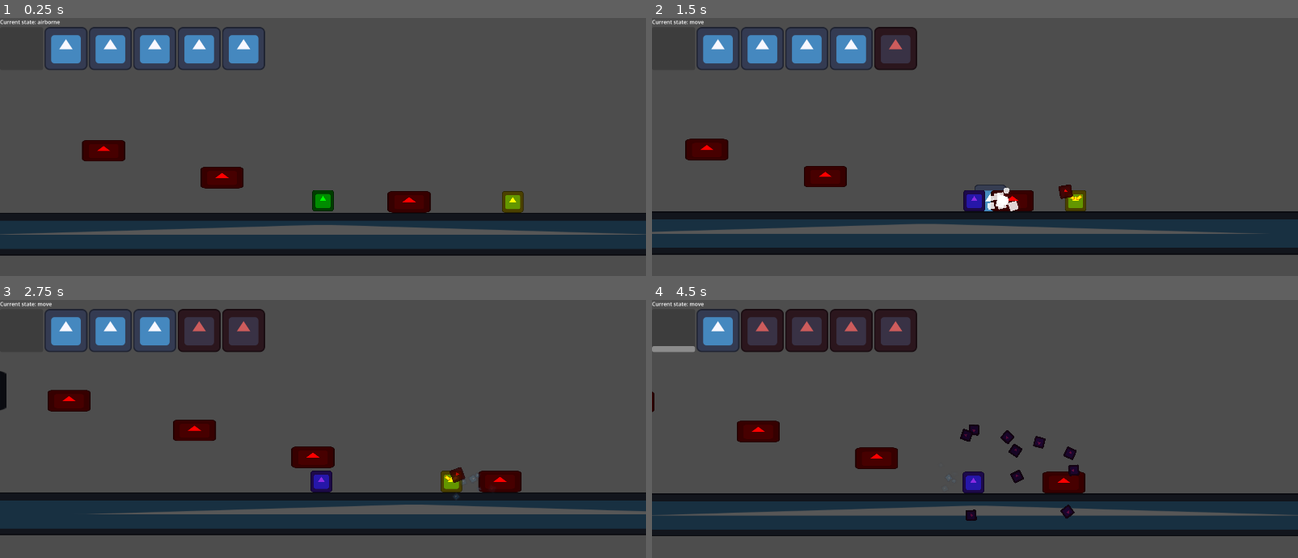
Above: before the commit, frames 1-4 (two rows, left to right).
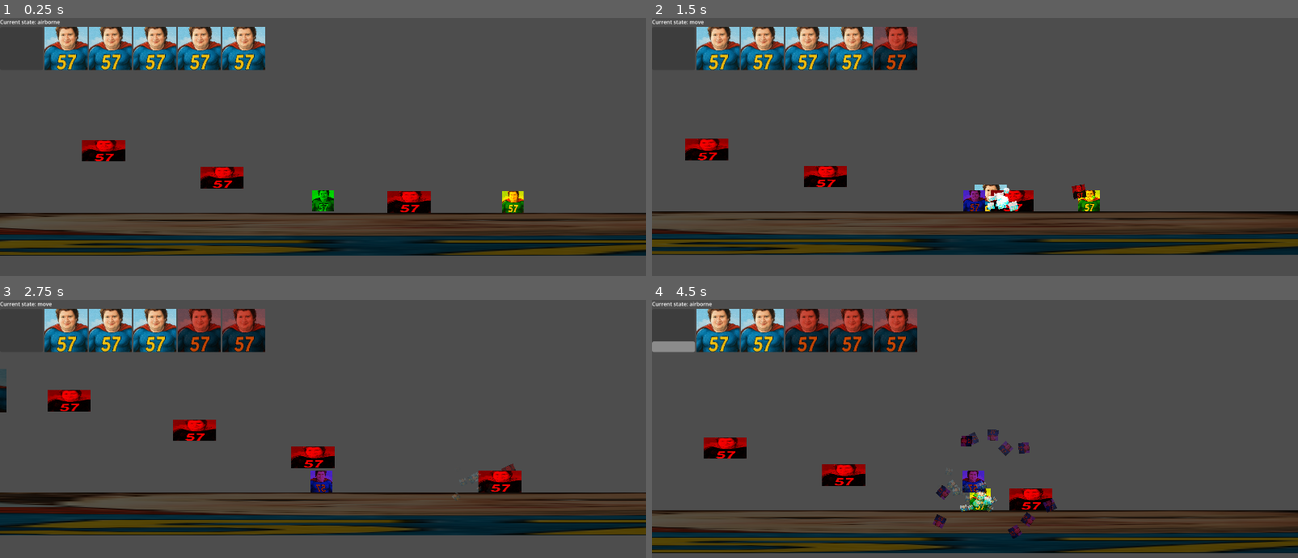
Above: after the commit, the same moments.

Repository: BitesTheGaster/SoyZoteboat
Game: Godot game, scene res://main.tscn
Two runs of this game, one before a commit and one after it. Both use one fixed random seed, a clock stepped at 60 frames per second and the inputs below. The engine's default icon, where the game draws it, is replaced by a stand-in: a white triangle on a blue panel in a dark square.
Inputs:
- Up to frame 1 (0.25 s): no input
- Up to frame 2 (1.5 s): hold Right (Right) from 0.53 s (still down); tap C (Dash) at 0.6 s; tap Z (Jump) at 0.77 s; tap X (Slash) at 0.8, 1.35 s
- Up to frame 3 (2.75 s): tap Z (Jump) at 1.52 s; tap Shift (Heal, bound only after the commit) at 1.55 s; release Right (Right) at 2.03 s; hold Left (Left) from 2.03 s (still down); hold Shift (Heal, bound only after the commit) from 2.03 s (still down); tap C (Dash) at 2.3 s
- Up to frame 4 (4.5 s): release Left (Left) at 2.78 s; release Shift (Heal, bound only after the commit) at 2.78 s; hold Right (Right) 2.78-4.28 s; tap C (Dash) at 2.85 s; tap Z (Jump) at 3.02, 3.77 s; tap X (Slash) at 3.05, 3.6 s; hold Shift (Heal, bound only after the commit) 3.53-4.28 s; hold Left (Left) from 4.28 s (still down); tap Shift (Heal, bound only after the commit) at 4.35 s

The runs differ from the first frame. In frame 1, 20% of the frame differs, in the area x 0-100%, y 3-93%; in frame 2, 20%; in frame 3, 20%; in frame 4, 32%, in the area x 0-100%, y 0-99%.

Commit message:
healing

Diff:
--- a/Controllers/PlayerController.gd
+++ b/Controllers/PlayerController.gd
@@ -1,6 +1,7 @@
 class_name PlayerController extends Node
 
 @export var p: Player
+@export var m: PlayerStateMachine
 
 func _process(delta: float) -> void:
 	if not p.is_gameplay: return
@@ -33,7 +34,7 @@
 		p.jumping = false
 	elif Input.is_action_just_pressed("Jump") and p.velocity.y <= 0:
 		p.jumping = true
-	if p.is_on_floor() and not p.canDash:
+	if p.is_on_floor() and not (p.canDash and not p.attacking):
 		p.canDash = true
 
 
@@ -56,7 +57,7 @@
 	if p.pogo_velocity.y:
 		p.velocity.y = p.pogo_velocity.y
 		p.canDash = p.canDash or p.pogo_velocity.y < 0
-		if p.canDash: p.dash_delay.stop()
+		if p.canDash and not p.attacking: p.dash_delay.stop()
 		p.pogo_velocity.y = 0
 
 	# Add damage knockback
@@ -79,11 +80,16 @@
 			p.last_dir = p.raw_dir.x
 
 		# Get dash input
-		if Input.is_action_just_pressed("Dash") and p.canDash and not p.dashing and p.dash_delay.is_stopped():
+		if Input.is_action_just_pressed("Dash") and p.canDash and not p.dashing and p.dash_delay.is_stopped() and not p.attacking:
 			p.dash_particles.emitting = true
 			p.dashing = true
 			p.canDash = false
 			p.dash_length.start()
+
+		# Get focus input
+		if p.canFocus and m.current_state.name != "focus":
+			if Input.is_action_pressed("Heal"):
+				m.change_state("focus")
 
 func handle_movement():
 	# Move player left and right
@@ -105,7 +111,7 @@
 func handle_attacks():
 	if p.active_input:
 		# Create slash
-		if Input.is_action_just_pressed("Slash") and p.canAttack:
+		if Input.is_action_just_pressed("Slash") and p.canAttack and not p.dashing:
 			var slash_scene = p.slash_scene.instantiate()
 			p.slash_pos.add_child(slash_scene)
 
@@ -149,3 +155,15 @@
 		p.hud.update_health(p.Health)
 		p.damage_velocity = Vector2((p.global_position.x - area.global_position.x)*20, -300)
 		p.hitbox_collision.set_deferred("disabled", true)
+
+
+func _on_soul_drain_timeout() -> void:
+	p.current_soul -= 1
+	p.current_soul = max(0, min(p.current_soul, 99))
+	p.burned_soul += 1
+	if p.burned_soul >= 33:
+		p.Health += 1
+		p.Health = min(p.Health, p.maxHealth)
+		p.hud.update_health(p.Health)
+		p.burned_soul -= 33
+	p.hud.update_soul(p.current_soul)
--- a/Enemies/Base/enemy.gd
+++ b/Enemies/Base/enemy.gd
@@ -15,8 +15,8 @@
 
 
 const IDLE_SPEED = 50.0
-const CHASE_SPEED = 150.0
-const DASH_SPEED = 750.0
+const CHASE_SPEED = 100.0
+const DASH_SPEED = 600.0
 const KNOCKBACK_MULTIPLIER = 1.0
 const G = Vector2(0, 980)
 
--- a/Enemies/Base/enemy.tscn
+++ b/Enemies/Base/enemy.tscn
@@ -1,11 +1,11 @@
 [gd_scene format=3 uid="uid://1kr72jnyyvto"]
 
-[ext_resource type="Texture2D" uid="uid://bbaet4rqv3kbq" path="res://icon.svg" id="1_c6uq0"]
 [ext_resource type="Script" uid="uid://h51wga736a60" path="res://Enemies/Base/enemy.gd" id="1_gasfn"]
 [ext_resource type="Script" uid="uid://b3jo35qgn7xln" path="res://Controllers/EnemyController.gd" id="3_jhvkd"]
 [ext_resource type="Script" uid="uid://b3ds8eytb4r7k" path="res://StateMachines/Enemy/EnemyStateMachine.gd" id="4_oys17"]
 [ext_resource type="Script" uid="uid://cgt8b4murvuqd" path="res://StateMachines/Enemy/IdleEnemyState.gd" id="5_ay45o"]
 [ext_resource type="Script" uid="uid://dnvp048gthuw6" path="res://StateMachines/Enemy/ChaseEnemyState.gd" id="6_gasgf"]
+[ext_resource type="Texture2D" uid="uid://du2ib34160300" path="res://placeholder.png" id="7_gasgf"]
 
 [sub_resource type="RectangleShape2D" id="RectangleShape2D_gasfn"]
 size = Vector2(64, 64)
@@ -30,7 +30,7 @@
 [node name="Head" type="Sprite2D" parent="Sprite" unique_id=978980857]
 modulate = Color(1.3908166, 1.0694141, 9.1086497e-07, 1)
 scale = Vector2(0.5, 0.5)
-texture = ExtResource("1_c6uq0")
+texture = ExtResource("7_gasgf")
 
 [node name="Leg" type="Sprite2D" parent="Sprite" unique_id=397473006]
 visible = false
@@ -38,7 +38,7 @@
 position = Vector2(-10.999998, -10.000001)
 rotation = 2.1530936
 scale = Vector2(0.0701667, 0.13395095)
-texture = ExtResource("1_c6uq0")
+texture = ExtResource("7_gasgf")
 
 [node name="Leg2" type="Sprite2D" parent="Sprite" unique_id=1760009574]
 visible = false
@@ -46,7 +46,7 @@
 position = Vector2(10, -9)
 rotation = -2.1537364
 scale = Vector2(0.0701667, 0.13395095)
-texture = ExtResource("1_c6uq0")
+texture = ExtResource("7_gasgf")
 
 [node name="CollisionShape2D" type="CollisionShape2D" parent="." unique_id=355657050]
 shape = SubResource("RectangleShape2D_gasfn")
@@ -112,7 +112,7 @@
 one_shot = true
 
 [node name="DashTime" type="Timer" parent="." unique_id=1152677175]
-wait_time = 0.2
+wait_time = 0.15
 one_shot = true
 
 [node name="DashDelay" type="Timer" parent="." unique_id=1421525888]
@@ -127,7 +127,7 @@
 position = Vector2(0, -24)
 emitting = false
 amount = 1
-texture = ExtResource("1_c6uq0")
+texture = ExtResource("7_gasgf")
 lifetime = 0.2
 one_shot = true
 local_coords = true
--- a/Player/player.gd
+++ b/Player/player.gd
@@ -10,6 +10,7 @@
 @onready var attack_delay : Timer = $Timers/AttackDelay
 @onready var inv_frames : Timer = $Timers/InvFrames
 @onready var dash_delay : Timer = $Timers/DashDelay
+@onready var soul_drain : Timer = $Timers/SoulDrain
 @onready var collision : CollisionShape2D = $CollisionShape2D
 @onready var hitbox : Area2D = $Hitbox
 @onready var hitbox_collision : CollisionShape2D = $Hitbox/CollisionShape2D
@@ -23,12 +24,14 @@
 
 @export_category("Stats")
 @export var Health := 5
+@export var maxHealth := 5
 @export var Damage := 5
 @export_category("Abilities")
 @export var have_dash := false
 
 var max_soul := 99
 var current_soul := 0
+var burned_soul := 0
 
 var is_gameplay := true
 var active_input := true
@@ -37,6 +40,7 @@
 
 var canAttack := true
 var canDash := true
+var canFocus := true
 
 var jumping := false
 var falling := false
--- a/Player/player.tscn
+++ b/Player/player.tscn
@@ -1,11 +1,12 @@
 [gd_scene format=3 uid="uid://mhuwb6ow65fv"]
 
 [ext_resource type="Script" uid="uid://dl4vgh1li0kdc" path="res://Player/player.gd" id="1_4ntmi"]
-[ext_resource type="Texture2D" uid="uid://bbaet4rqv3kbq" path="res://icon.svg" id="1_l8h54"]
+[ext_resource type="Texture2D" uid="uid://du2ib34160300" path="res://placeholder.png" id="2_od3ui"]
 [ext_resource type="Script" uid="uid://dxhrjk2cr86f" path="res://StateMachines/Player/PlayerStateMachine.gd" id="3_btcbx"]
 [ext_resource type="Script" uid="uid://dxegs8j4j88pu" path="res://StateMachines/Player/AirbornePlayerState.gd" id="4_fhl08"]
 [ext_resource type="Script" uid="uid://hc45ciqlslcx" path="res://StateMachines/Player/IdlePlayerState.gd" id="5_vtle1"]
 [ext_resource type="Script" uid="uid://00v86i5iyjrc" path="res://StateMachines/Player/MovePlayerState.gd" id="6_od3ui"]
+[ext_resource type="Script" uid="uid://ks0pf7irasla" path="res://StateMachines/Player/FocusPlayerState.gd" id="8_00tjw"]
 [ext_resource type="Script" uid="uid://bguayw2envskl" path="res://Controllers/PlayerController.gd" id="8_od3ui"]
 
 [sub_resource type="RectangleShape2D" id="RectangleShape2D_4ntmi"]
@@ -29,14 +30,14 @@
 [node name="Sprite2D" type="Sprite2D" parent="CollisionShape2D" unique_id=1282250506]
 modulate = Color(0, 1, 0, 1)
 scale = Vector2(0.5, 0.5)
-texture = ExtResource("1_l8h54")
+texture = ExtResource("2_od3ui")
 
 [node name="DashParticles" type="CPUParticles2D" parent="CollisionShape2D/Sprite2D" unique_id=330193546]
 show_behind_parent = true
 scale = Vector2(2, 2)
 emitting = false
 amount = 57
-texture = ExtResource("1_l8h54")
+texture = ExtResource("2_od3ui")
 lifetime = 0.2
 one_shot = true
 lifetime_randomness = 0.1
@@ -56,7 +57,7 @@
 [node name="DamageParticles" type="CPUParticles2D" parent="CollisionShape2D/Sprite2D" unique_id=1487419449]
 emitting = false
 amount = 10
-texture = ExtResource("1_l8h54")
+texture = ExtResource("2_od3ui")
 lifetime = 0.5
 one_shot = true
 explosiveness = 0.9
@@ -76,9 +77,10 @@
 [node name="CollisionShape2D" type="CollisionShape2D" parent="Hitbox" unique_id=300733209]
 shape = SubResource("RectangleShape2D_4ntmi")
 
-[node name="PlayerController" type="Node" parent="." unique_id=1932293558 node_paths=PackedStringArray("p")]
+[node name="PlayerController" type="Node" parent="." unique_id=1932293558 node_paths=PackedStringArray("p", "m")]
 script = ExtResource("8_od3ui")
 p = NodePath("..")
+m = NodePath("../PlayerStateMachine")
 metadata/_custom_type_script = "uid://bguayw2envskl"
 
 [node name="PlayerStateMachine" type="Node" parent="." unique_id=1067965662 node_paths=PackedStringArray("p", "init_state")]
@@ -108,6 +110,13 @@
 state_machine = NodePath("..")
 metadata/_custom_type_script = "uid://00v86i5iyjrc"
 
+[node name="FocusPlayerState" type="Node" parent="PlayerStateMachine" unique_id=126916377 node_paths=PackedStringArray("p", "c", "state_machine")]
+script = ExtResource("8_00tjw")
+p = NodePath("../..")
+c = NodePath("../../PlayerController")
+state_machine = NodePath("..")
+metadata/_custom_type_script = "uid://ks0pf7irasla"
+
 [node name="SlashCenter" type="Node2D" parent="." unique_id=1862290898]
 
 [node name="SlashPos" type="Marker2D" parent="SlashCenter" unique_id=802818838]
@@ -130,7 +139,11 @@
 [node name="InvFrames" type="Timer" parent="Timers" unique_id=515006180]
 one_shot = true
 
+[node name="SoulDrain" type="Timer" parent="Timers" unique_id=269995934]
+wait_time = 0.05
+
 [connection signal="area_entered" from="Hitbox" to="PlayerController" method="_on_hitbox_area_entered"]
 [connection signal="timeout" from="Timers/DashLength" to="PlayerController" method="_on_dash_length_timeout"]
 [connection signal="timeout" from="Timers/AttackDelay" to="PlayerController" method="_on_attack_delay_timeout"]
 [connection signal="timeout" from="Timers/InvFrames" to="PlayerController" method="_on_inv_frames_timeout"]
+[connection signal="timeout" from="Timers/SoulDrain" to="PlayerController" method="_on_soul_drain_timeout"]
--- a/Player/slash.gd
+++ b/Player/slash.gd
@@ -31,8 +31,9 @@
 		p.camera.pogo_velocity_buffer = p.pogo_velocity
 		can_pogo = false
 	elif area.is_in_group("enemy"):
-		p.current_soul += 11
-		p.current_soul = min(p.current_soul, 99)
+		if not area.get_parent().is_invincible:
+			p.current_soul += 11
+		p.current_soul = max(0, min(p.current_soul, 99))
 		p.hud.update_soul(p.current_soul)
 		if can_pogo:
 			p.pogo_velocity = -Vector2.from_angle(global_rotation) * 350
--- a/Player/slash.tscn
+++ b/Player/slash.tscn
@@ -1,7 +1,7 @@
 [gd_scene format=3 uid="uid://cuibpfxcxwioa"]
 
-[ext_resource type="Texture2D" uid="uid://bbaet4rqv3kbq" path="res://icon.svg" id="1_36otu"]
 [ext_resource type="Script" uid="uid://drs3ehq4sl5l6" path="res://Player/slash.gd" id="1_wndaw"]
+[ext_resource type="Texture2D" uid="uid://du2ib34160300" path="res://placeholder.png" id="2_qhgea"]
 
 [sub_resource type="RectangleShape2D" id="RectangleShape2D_36otu"]
 size = Vector2(96, 96)
@@ -20,7 +20,7 @@
 [node name="Sprite2D" type="Sprite2D" parent="CollisionShape2D" unique_id=1461018228]
 z_index = -1
 scale = Vector2(0.75, 0.75)
-texture = ExtResource("1_36otu")
+texture = ExtResource("2_qhgea")
 
 [node name="DeadTimer" type="Timer" parent="." unique_id=947876625]
 wait_time = 0.3
@@ -31,7 +31,7 @@
 position = Vector2(-202, 0)
 emitting = false
 amount = 16
-texture = ExtResource("1_36otu")
+texture = ExtResource("2_qhgea")
 lifetime = 2.0
 one_shot = true
 preprocess = 0.3
--- a/StateMachines/Player/AirbornePlayerState.gd
+++ b/StateMachines/Player/AirbornePlayerState.gd
@@ -5,6 +5,7 @@
 
 func enter():
 	if p.hud: p.hud.change_current_state(name)
+	p.canFocus = false
 
 func exit():
 	pass
--- /dev/null
+++ b/StateMachines/Player/FocusPlayerState.gd
@@ -0,0 +1,30 @@
+class_name FocusPlayerState extends PlayerState
+
+func _ready() -> void:
+	name = "focus"
+
+func enter():
+	if p.hud: p.hud.change_current_state(name)
+	p.soul_drain.start()
+	p.velocity.x = 0
+	p.burned_soul = 0
+
+func exit():
+	p.soul_drain.stop()
+
+func update_input(event: InputEvent):
+	pass
+
+func update(delta: float):
+	if not p.is_gameplay: return
+
+	if p.current_soul == 0:
+		p.hud.update_soul(p.current_soul)
+		state_machine.change_state("idle")
+
+	c.handle_input()
+
+func update_physics(delta: float):
+	if not p.is_gameplay: return
+
+	c.handle_physics(delta)
--- a/StateMachines/Player/IdlePlayerState.gd
+++ b/StateMachines/Player/IdlePlayerState.gd
@@ -5,6 +5,9 @@
 
 func enter():
 	if p.hud: p.hud.change_current_state(name)
+	p.canFocus = true
+	if p.current_soul < 33:
+		p.canFocus = false
 
 func exit():
 	pass
--- a/StateMachines/Player/MovePlayerState.gd
+++ b/StateMachines/Player/MovePlayerState.gd
@@ -5,6 +5,9 @@
 
 func enter():
 	if p.hud: p.hud.change_current_state(name)
+	p.canFocus = true
+	if p.current_soul < 33:
+		p.canFocus = false
 
 func exit():
 	pass
--- a/StateMachines/Player/PlayerStateMachine.gd
+++ b/StateMachines/Player/PlayerStateMachine.gd
@@ -10,6 +10,8 @@
 
 	if !p.is_on_floor():
 		change_state("airborne")
+	elif current_state.name == "focus" and Input.is_action_pressed("Heal"):
+		pass
 	elif Input.is_action_pressed("Right") or Input.is_action_pressed("Left"):
 		change_state("move")
 	else:
--- a/UI/Hud/hud.tscn
+++ b/UI/Hud/hud.tscn
@@ -1,7 +1,7 @@
 [gd_scene format=3 uid="uid://bs5qrf2drwwte"]
 
 [ext_resource type="Script" uid="uid://dvf1hd184nien" path="res://UI/Hud/hud.gd" id="1_o72et"]
-[ext_resource type="Texture2D" uid="uid://bbaet4rqv3kbq" path="res://icon.svg" id="2_emf2s"]
+[ext_resource type="Texture2D" uid="uid://du2ib34160300" path="res://placeholder.png" id="2_emf2s"]
 
 [node name="Hud" type="Control" unique_id=1193530559]
 layout_mode = 3
--- a/main.tscn
+++ b/main.tscn
@@ -1,9 +1,9 @@
 [gd_scene format=3 uid="uid://0n613sa6lspk"]
 
-[ext_resource type="Texture2D" uid="uid://bbaet4rqv3kbq" path="res://icon.svg" id="1_ig7tw"]
 [ext_resource type="PackedScene" uid="uid://mhuwb6ow65fv" path="res://Player/player.tscn" id="2_0xm2m"]
 [ext_resource type="Script" uid="uid://dvyd5ef5hgi70" path="res://Player/camera_2d.gd" id="3_1bvp3"]
 [ext_resource type="PackedScene" uid="uid://bs5qrf2drwwte" path="res://UI/Hud/hud.tscn" id="3_h2yge"]
+[ext_resource type="Texture2D" uid="uid://du2ib34160300" path="res://placeholder.png" id="5_7mycd"]
 [ext_resource type="PackedScene" uid="uid://1kr72jnyyvto" path="res://Enemies/Base/enemy.tscn" id="5_lquwl"]
 
 [sub_resource type="RectangleShape2D" id="RectangleShape2D_ig7tw"]
@@ -80,7 +80,7 @@
 [node name="Sprite2D" type="Sprite2D" parent="TempMap/StaticBody2D/CollisionShape2D" unique_id=1133032362]
 modulate = Color(0.3403393, 0.34033933, 0.3403393, 1)
 scale = Vector2(10, 1)
-texture = ExtResource("1_ig7tw")
+texture = ExtResource("5_7mycd")
 
 [node name="StaticBody2D2" type="StaticBody2D" parent="TempMap" unique_id=1955009089 groups=["block"]]
 position = Vector2(-1531, -238)
@@ -94,7 +94,7 @@
 [node name="Sprite2D" type="Sprite2D" parent="TempMap/StaticBody2D2/CollisionShape2D" unique_id=1518422865]
 modulate = Color(0.3403393, 0.34033933, 0.3403393, 1)
 scale = Vector2(10, 1)
-texture = ExtResource("1_ig7tw")
+texture = ExtResource("5_7mycd")
 
 [node name="Area2D4" type="Area2D" parent="TempMap" unique_id=78000561 groups=["spikes"]]
 position = Vector2(-1025, -208)
@@ -107,7 +107,7 @@
 [node name="Sprite2D" type="Sprite2D" parent="TempMap/Area2D4/CollisionShape2D" unique_id=948159116]
 modulate = Color(1, 0, 0, 1)
 scale = Vector2(1, 0.5)
-texture = ExtResource("1_ig7tw")
+texture = ExtResource("5_7mycd")
 
 [node name="Area2D3" type="Area2D" parent="TempMap" unique_id=2132472016 groups=["spikes"]]
 position = Vector2(-652, -120)
@@ -120,7 +120,7 @@
 [node name="Sprite2D" type="Sprite2D" parent="TempMap/Area2D3/CollisionShape2D" unique_id=489893216]
 modulate = Color(1, 0, 0, 1)
 scale = Vector2(1, 0.5)
-texture = ExtResource("1_ig7tw")
+texture = ExtResource("5_7mycd")
 
 [node name="Area2D2" type="Area2D" parent="TempMap" unique_id=392005733 groups=["spikes"]]
 position = Vector2(-300, -40)
@@ -133,7 +133,7 @@
 [node name="Sprite2D" type="Sprite2D" parent="TempMap/Area2D2/CollisionShape2D" unique_id=1406651039]
 modulate = Color(1, 0, 0, 1)
 scale = Vector2(1, 0.5)
-texture = ExtResource("1_ig7tw")
+texture = ExtResource("5_7mycd")
 
 [node name="Area2D" type="Area2D" parent="TempMap" unique_id=333198454 groups=["spikes"]]
 position = Vector2(256, 32)
@@ -146,6 +146,6 @@
 [node name="Sprite2D" type="Sprite2D" parent="TempMap/Area2D/CollisionShape2D" unique_id=1900498384]
 modulate = Color(1, 0, 0, 1)
 scale = Vector2(1, 0.5)
-texture = ExtResource("1_ig7tw")
+texture = ExtResource("5_7mycd")
 
 [connection signal="timeout" from="Camera2D/PogoShakeBuffer" to="Camera2D" method="_on_pogo_shake_buffer_timeout"]
--- a/project.godot
+++ b/project.godot
@@ -87,3 +87,9 @@
 "events": [Object(InputEventKey,"resource_local_to_scene":false,"resource_name":"","device":-1,"window_id":0,"alt_press …(191 unchanged characters)…
 ]
 }
+Heal={
+"deadzone": 0.2,
+"events": [Object(InputEventKey,"resource_local_to_scene":false,"resource_name":"","device":-1,"window_id":0,"alt_pressed":false,"shift_pressed":false,"ctrl_pressed":false,"meta_pressed":false,"pressed":false,"keycode":0,"physical_keycode":4194325,"key_label":0,"unicode":0,"location":0,"echo":false,"script":null)
+, Object(InputEventKey,"resource_local_to_scene":false,"resource_name":"","device":-1,"window_id":0,"alt_pressed":false,"shift_pressed":false,"ctrl_pressed":false,"meta_pressed":false,"pressed":false,"keycode":0,"physical_keycode":65,"key_label":0,"unicode":97,"location":0,"echo":false,"script":null)
+]
+}
Not shown, added: StateMachines/Player/FocusPlayerState.gd.uid
Not shown, added: export_presets.cfg
Binary file added: placeholder.png
Not shown, added: placeholder.png.import
Not shown, added: Builds/SoyZoteboat.x86_64
Not shown, added: SoyZoteboat.sh
